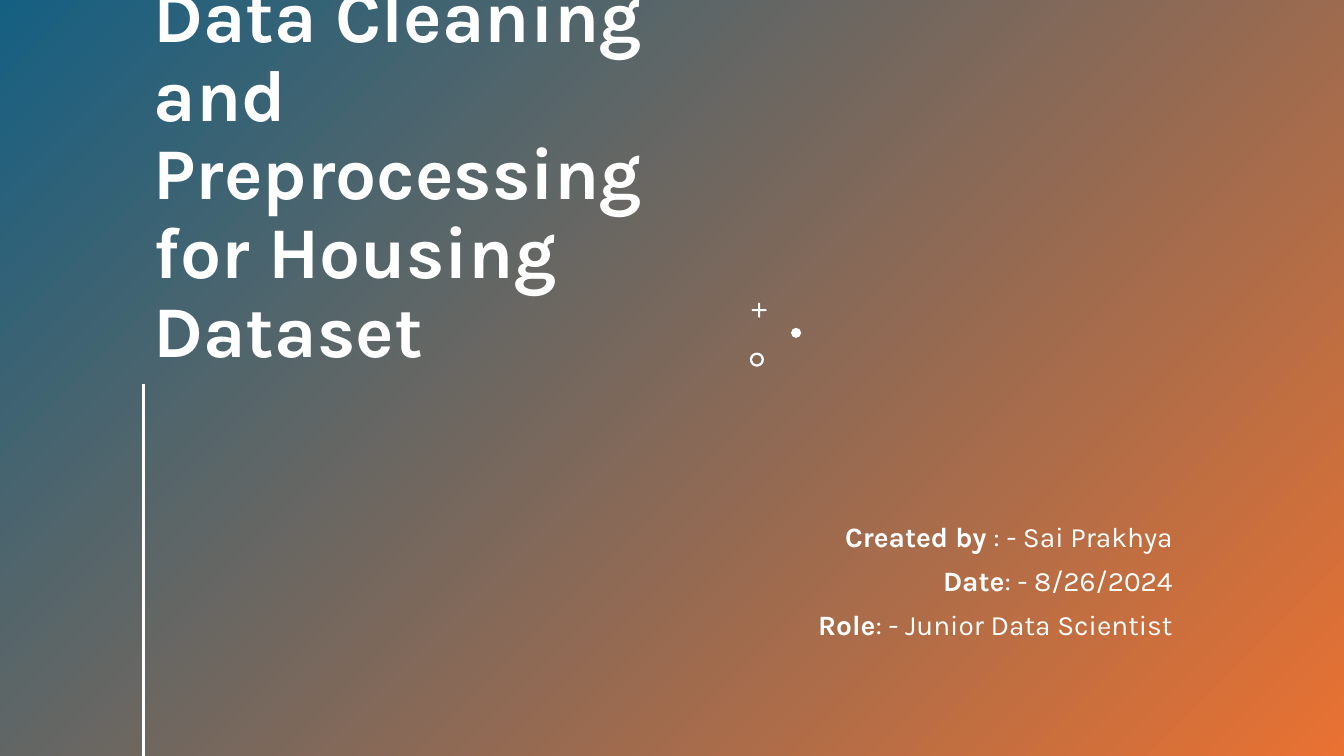
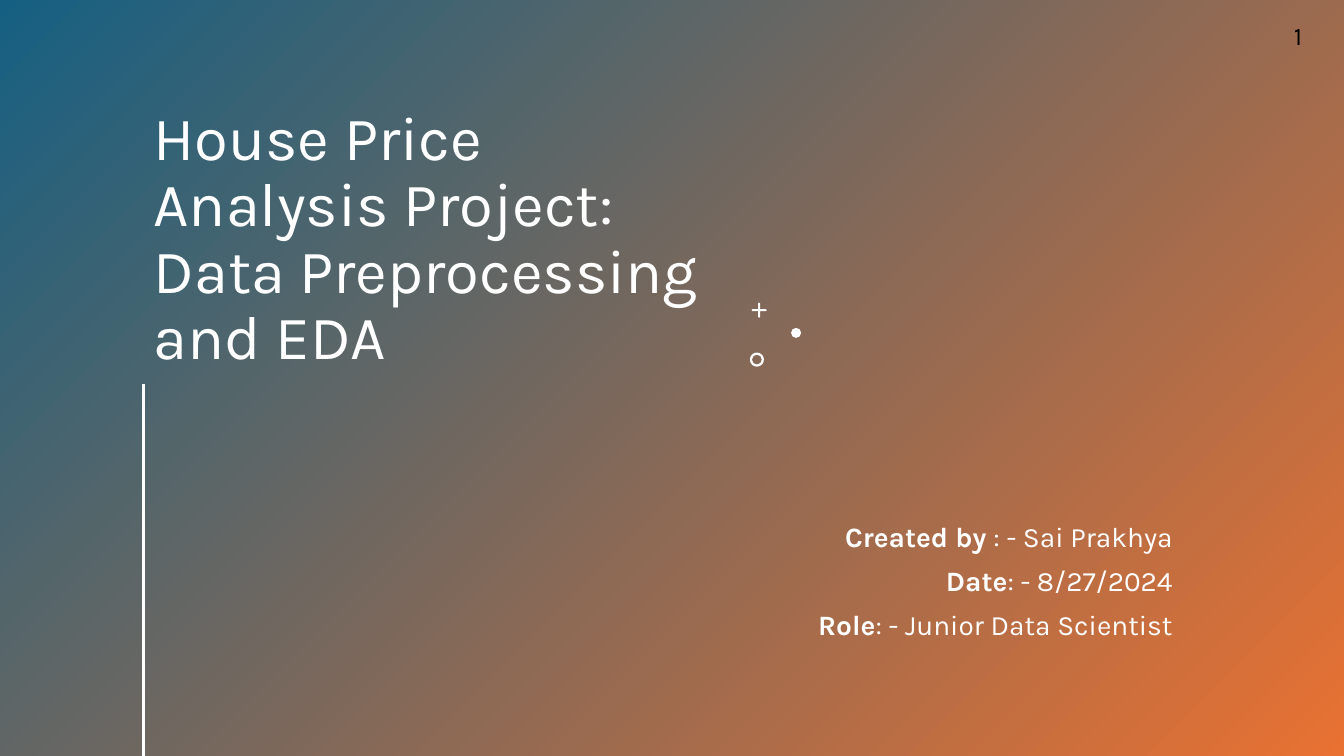
Before and after one commit to Ram9199/EDA, a slide deck: slide 1 of EDA.pptx. Drawn at 1344x756 pixels with LibreOffice and Linux fonts; fonts in the diff are those of the drawing. Boxes give left, top, right and bottom in pixels: in the first picture for what was removed or moved away, otherwise in the second. Text is boxed around its words. In the diff, an @@ line names an element or a change of style, - is before the commit and + after.

```diff
--- a/EDA.pptx
+++ b/EDA.pptx
@@ text added at [1294,29,1302,45], 18 pt, text #000000 @@
+1
@@ title at [154,117,698,360]: text changed; size 52 to 44 pt; bold off @@
-Data Cleaning and Preprocessing for Housing Dataset
+House Price Analysis Project: Data Preprocessing and EDA
@@ subtitle at [946,570,1173,593]: text changed @@
-Date: - 8/26/2024
+Date: - 8/27/2024
```
Also in this commit, not shown: 1 other slide changed, 12 slides added, 6 slides removed, 4 other files.
